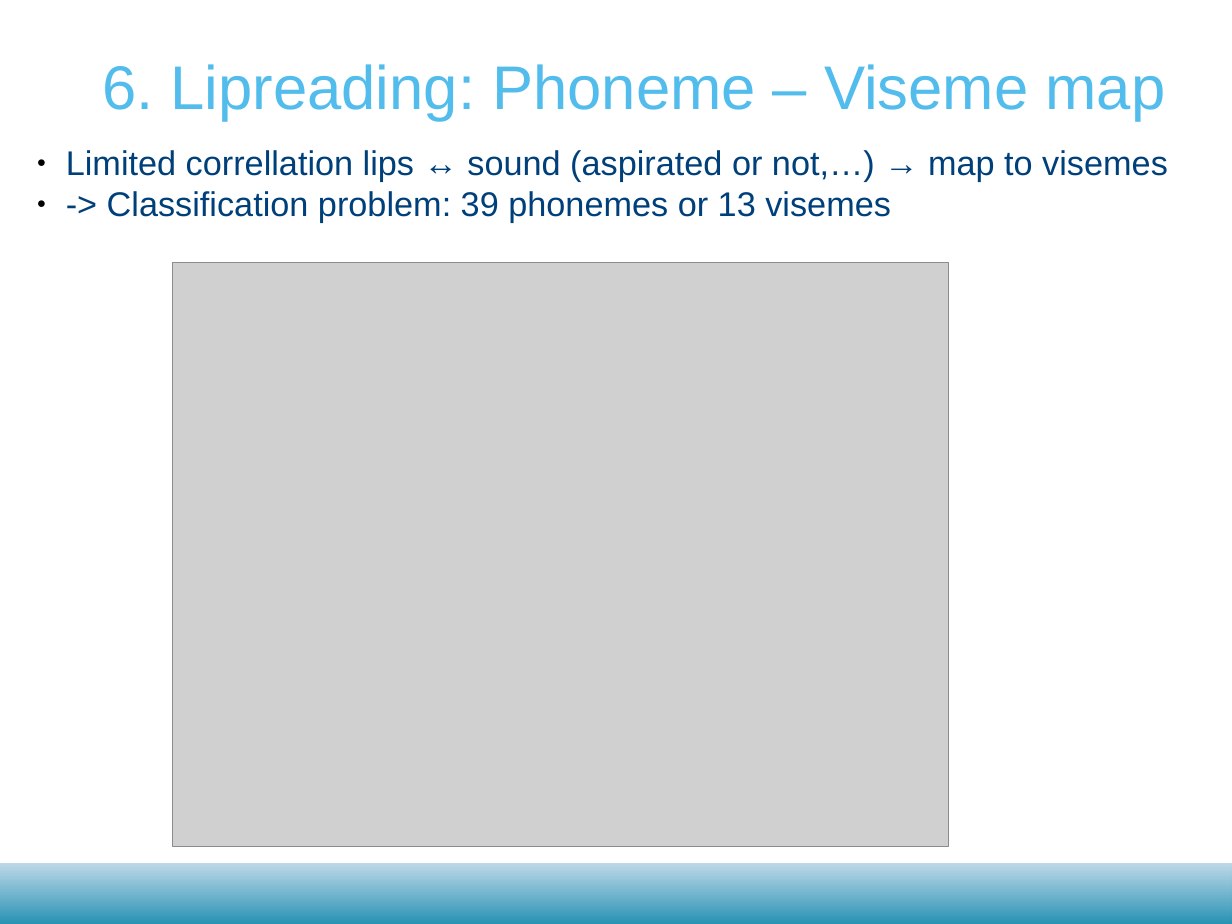
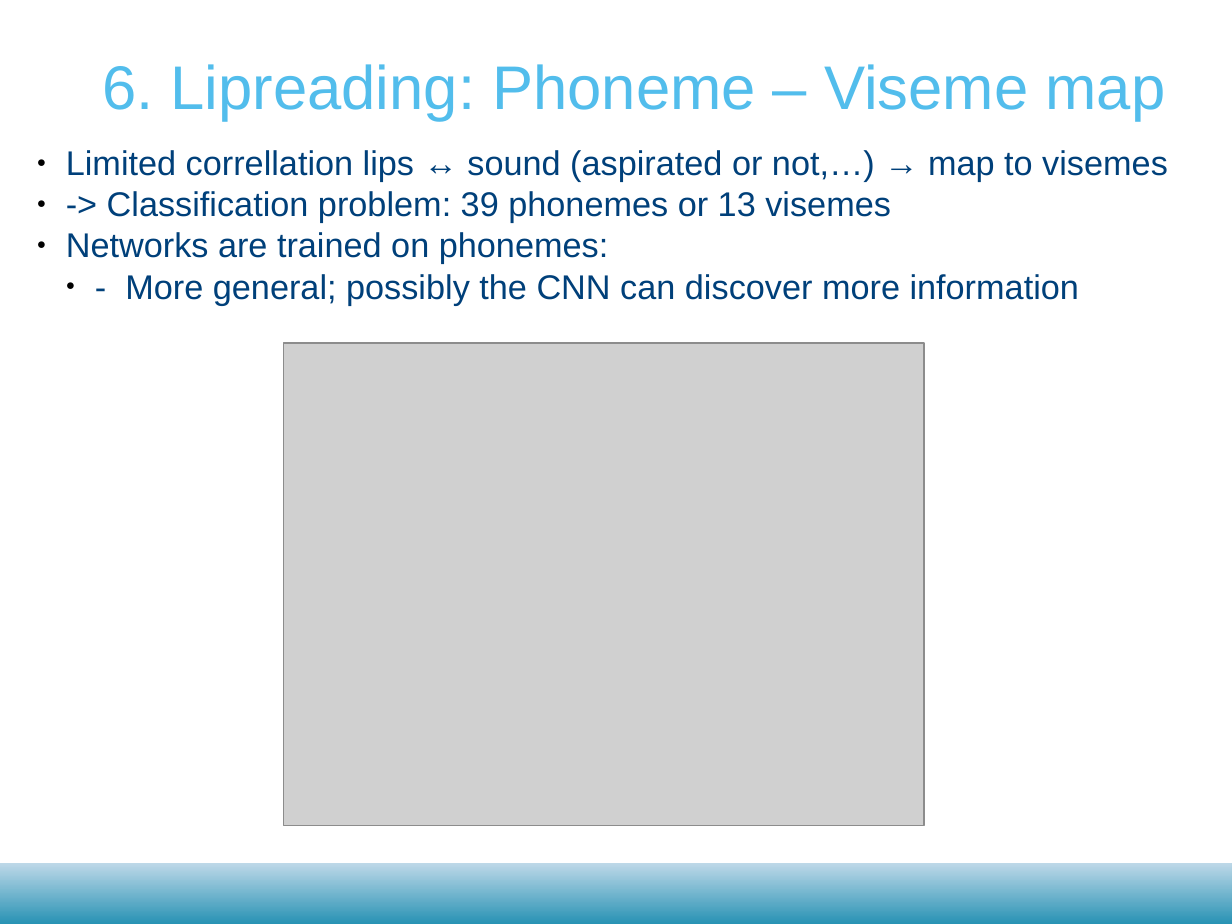
Before and after one commit to matthijsvk/convNets, a slide deck: slide 15 of report/tussentijdse/convNetsSR21dec2017.odp. Drawn at 1232x924 pixels with LibreOffice and Linux fonts; fonts in the diff are those of the drawing; grey boxes stand for pictures; background and template pictures are left out. Boxes give left, top, right and bottom in pixels: in the first picture for what was removed or moved away, otherwise in the second. Text is boxed around its words. In the diff, an @@ line names an element or a change of style, - is before the commit and + after.

```diff
--- a/report/tussentijdse/convNetsSR21dec2017.odp
+++ b/report/tussentijdse/convNetsSR21dec2017.odp
@@ text at [66, 232, 1079, 305]: paragraphs added @@
+● Networks are trained on phonemes:
+  ● - More general; possibly the CNN can discover more information
@@ picture: place and size @@
-picture at [172, 262, 949, 846]
+picture at [283, 342, 924, 825]
```
Also in this commit, not shown: 4 other slides changed, 1 slide added, 1 other file.
